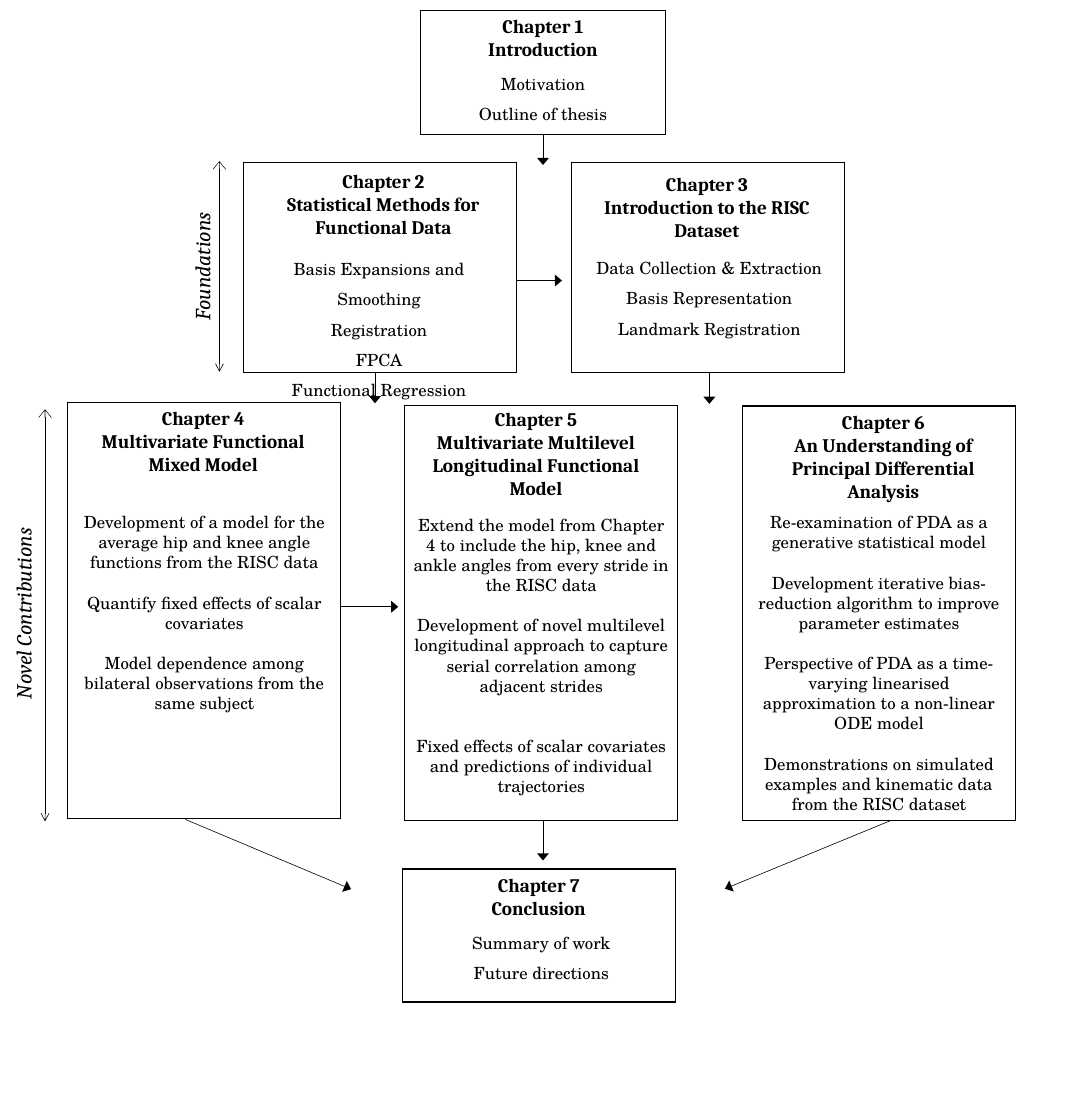
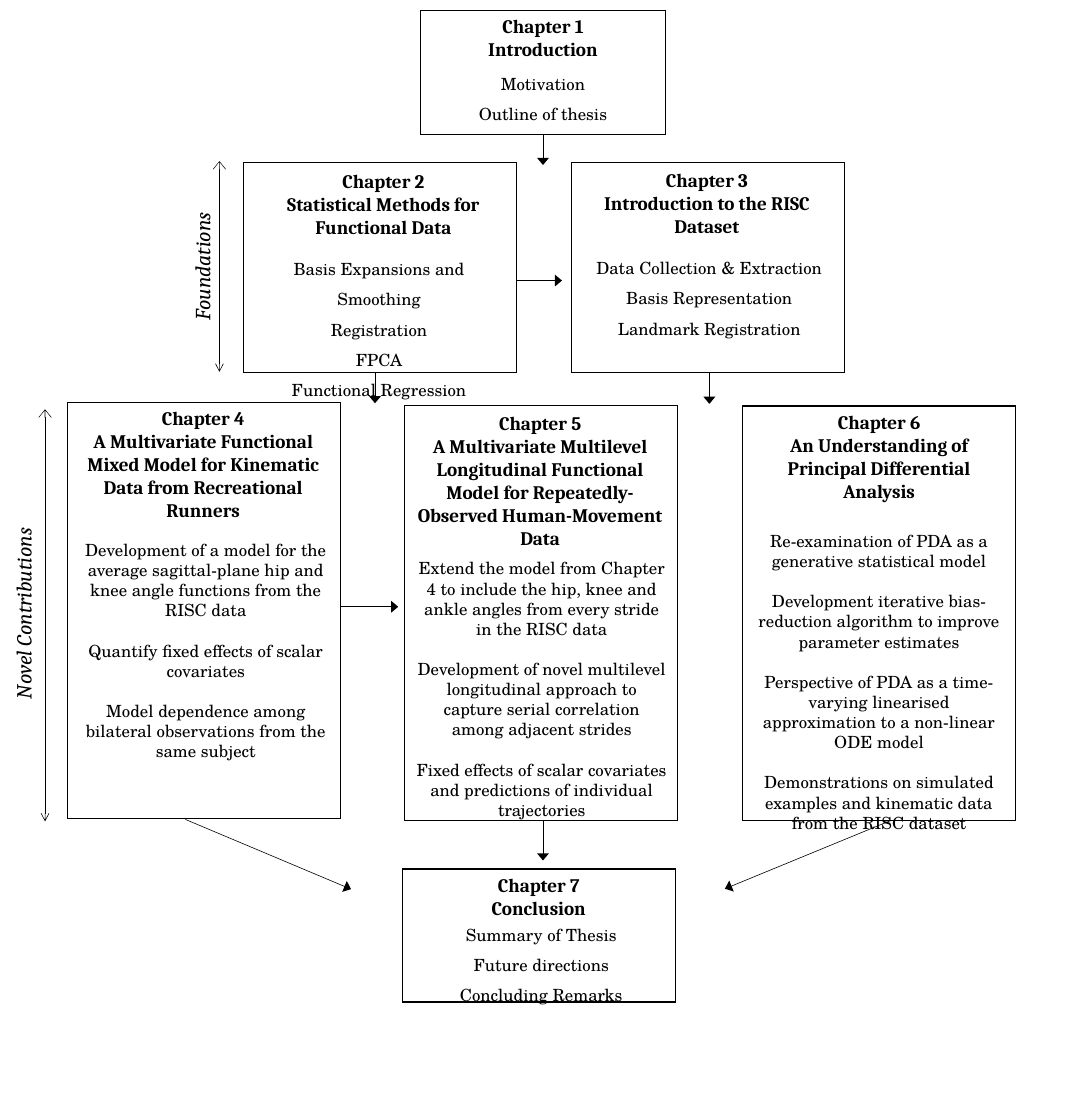
Before and after one commit to FAST-ULxNUIG/thesis-chapt-1-2, a slide deck: slide 1 of figures/outline-of-thesis-diagram.pptx. Drawn at 1086x1120 pixels with LibreOffice and Linux fonts; fonts in the diff are those of the drawing. Boxes give left, top, right and bottom in pixels: in the first picture for what was removed or moved away, otherwise in the second. Text is boxed around its words. In the diff, an @@ line names an element or a change of style, - is before the commit and + after.

Commit message:
update thesis diagram

```diff
--- a/figures/outline-of-thesis-diagram.pptx
+++ b/figures/outline-of-thesis-diagram.pptx
@@ text "Chapter 3": place and size @@
-text "Chapter 3" at (604, 177, 810, 237)
+text "Chapter 3" at (604, 173, 810, 233)
@@ text "Chapter 6": place and size @@
-text "Chapter 6" at (792, 415, 975, 503)
+text "Chapter 6" at (788, 415, 971, 503)
@@ text at (87, 434, 319, 517): text changed @@
-Multivariate Functional Mixed Model
+A Multivariate Functional Mixed Model for Kinematic Data from Recreational Runners
@@ text at (418, 439, 662, 545): text changed @@
-Multivariate Multilevel Longitudinal Functional Model
+A Multivariate Multilevel Longitudinal Functional Model for Repeatedly-Observed Human-Movement Data
@@ text "Development of a model for ...": place and size @@
-text "Development of a model for ..." at (84, 515, 325, 713)
+text "Development of a model for ..." at (85, 543, 326, 761)
@@ text "Re-examination of PDA as a ..." rewrapped from (758, 515, 999, 811) to (758, 534, 999, 835) @@
@@ text at (85, 543, 326, 617): text changed @@
-Development of a model for the average hip and knee angle functions from the RISC data
+Development of a model for the average sagittal-plane hip and knee angle functions from the RISC data
@@ text "Extend the model from Chapter ..." rewrapped from (414, 518, 669, 796) to (417, 561, 666, 822) @@
@@ text "Summary of Thesis": place and size @@
-text "Summary of Thesis" at (472, 936, 610, 980)
+text "Summary of Thesis" at (460, 928, 623, 1005)
@@ text at (466, 928, 617, 945): text changed @@
-Summary of work
+Summary of Thesis
@@ text at (460, 988, 623, 1005): paragraph added @@
+Concluding Remarks
```
Also in this commit, not shown: 1 other file.
